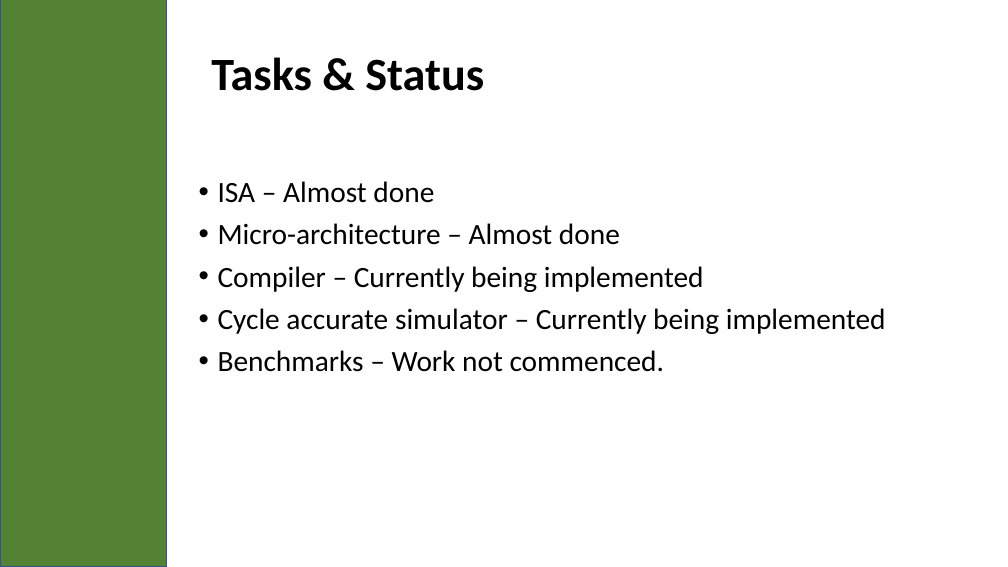
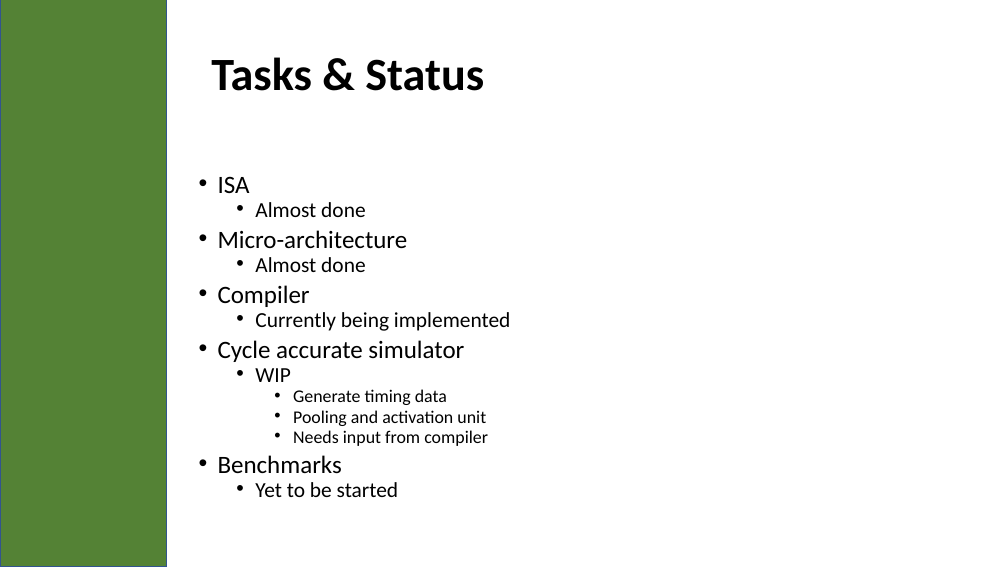
Before and after one commit to guptarohit994/bitfusionQuant6b, a slide deck: slide 8 of Presentation_Status.pptx (slide 5 before the commit). Drawn at 1008x567 pixels with LibreOffice and Linux fonts; fonts in the diff are those of the drawing. Boxes give left, top, right and bottom in pixels: in the first picture for what was removed or moved away, otherwise in the second. Text is boxed around its words. In the diff, an @@ line names an element or a change of style, - is before the commit and + after.

Commit message:
updated ppt

```diff
--- a/Presentation_Status.pptx
+++ b/Presentation_Status.pptx
@@ text at [218, 176, 510, 497]: text changed; size 28 to 17 pt @@
-• ISA – Almost done
-• Micro-architecture – Almost done
-• Compiler – Currently being implemented
-• Cycle accurate simulator – Currently being implemented
-• Benchmarks – Work not commenced.
+• ISA
+  • Almost done
+• Micro-architecture
+  • Almost done
+• Compiler
+  • Currently being implemented
+• Cycle accurate simulator
+  • WIP
+    • Generate timing data
+    • Pooling and activation unit
+    • Needs input from compiler
+• Benchmarks
+  • Yet to be started
```
Also in this commit, not shown: 5 other slides changed, 5 slides added.
